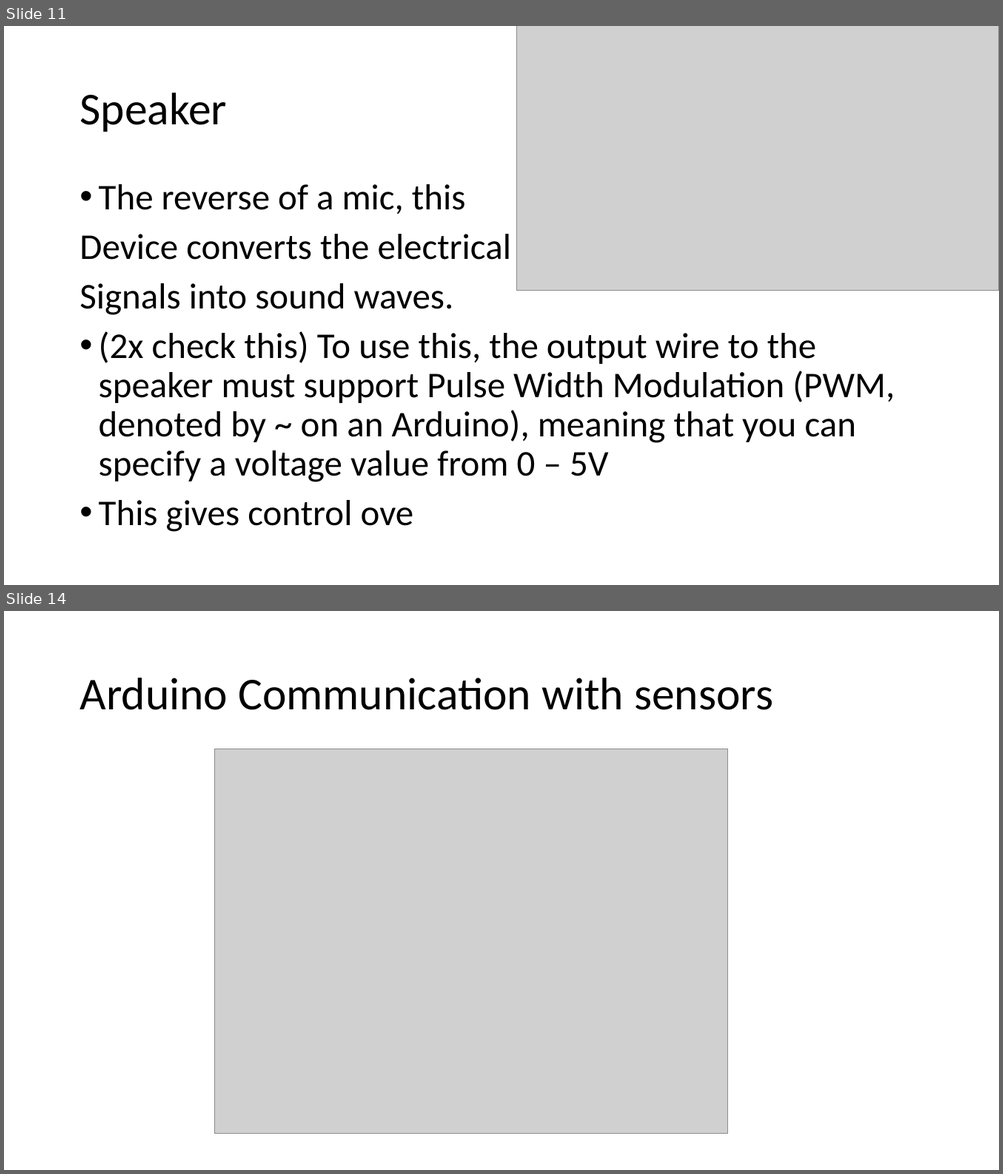
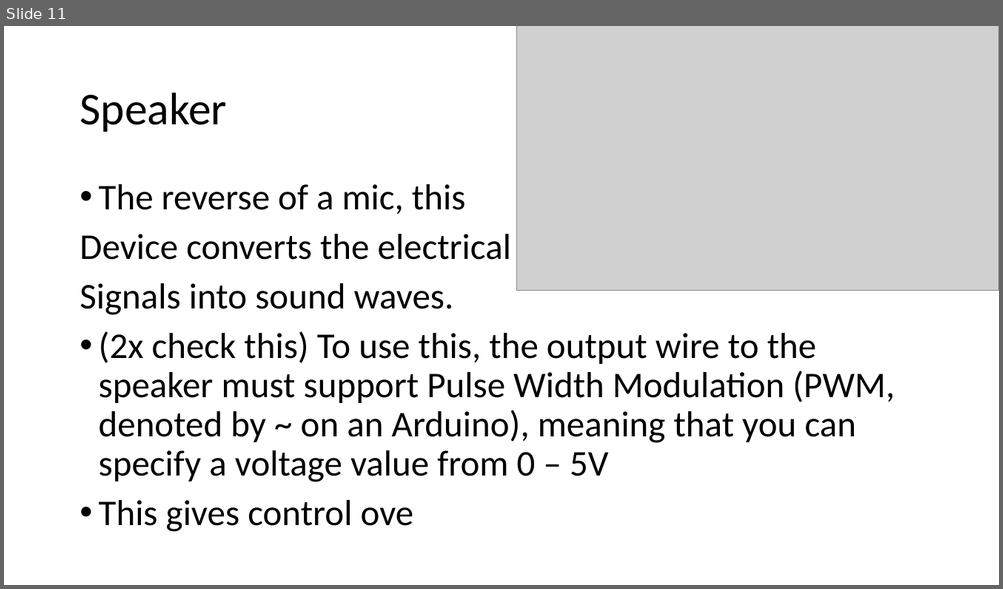
Before and after one commit to rchatrath7/PDH-Workshops, a slide deck: vishal-sensors-lecture/Sensor Lecture.pptx. Shown one above the other, each under a label of ours: slides 11 and 14 before the commit, slide 11 after it; the slides between them are not shown. The pictures are 1003x1174 and 1003x589 pixels, drawn with LibreOffice and Linux fonts; fonts in the diff are those of the drawing; grey boxes stand for pictures. Boxes give left, top, right and bottom in pixels: in the first picture for what was removed or moved away, otherwise in the second. Text is boxed around its words. In the diff, an @@ line names an element or a change of style, - is before the commit and + after.

```diff
--- a/vishal-sensors-lecture/Sensor Lecture.pptx
+++ b/vishal-sensors-lecture/Sensor Lecture.pptx
@@ slide 14 removed at (x1=4, y1=611, x2=999, y2=1170), background #FFFFFF @@
@@ title removed at (x1=79, y1=678, x2=773, y2=710) @@
-Arduino Communication with sensors
@@ picture removed at (x1=214, y1=749, x2=728, y2=1134) @@
```
Also in this commit, not shown: 4 slides changed, 4 slides added, 1 other slide removed.
